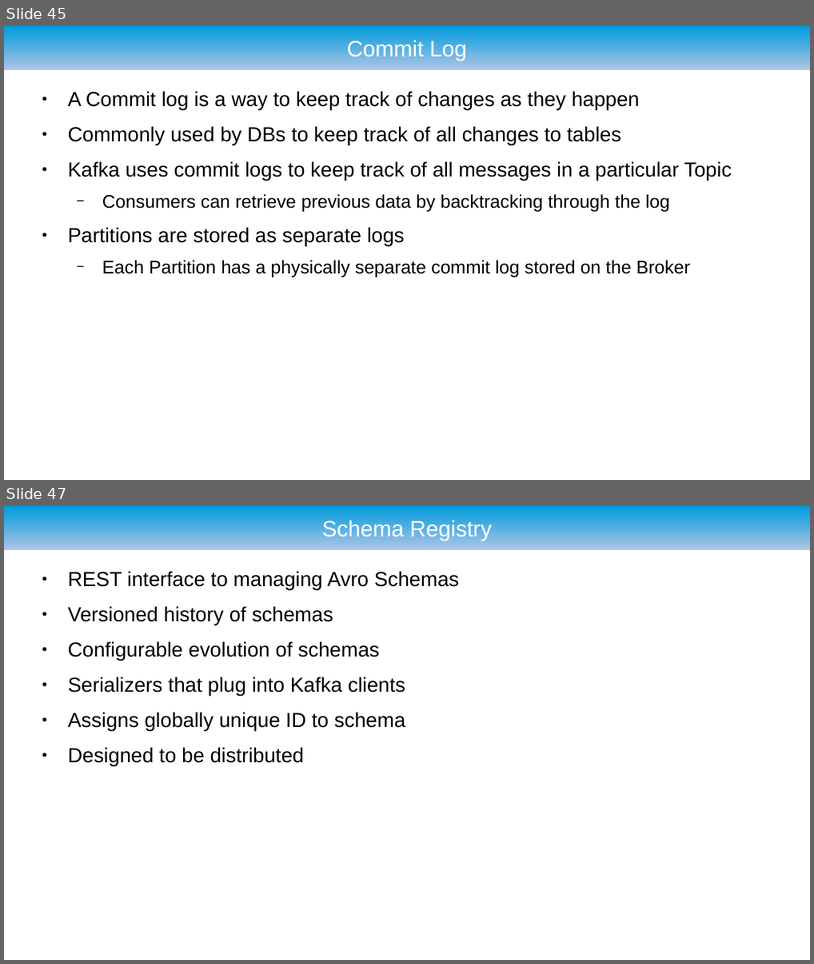
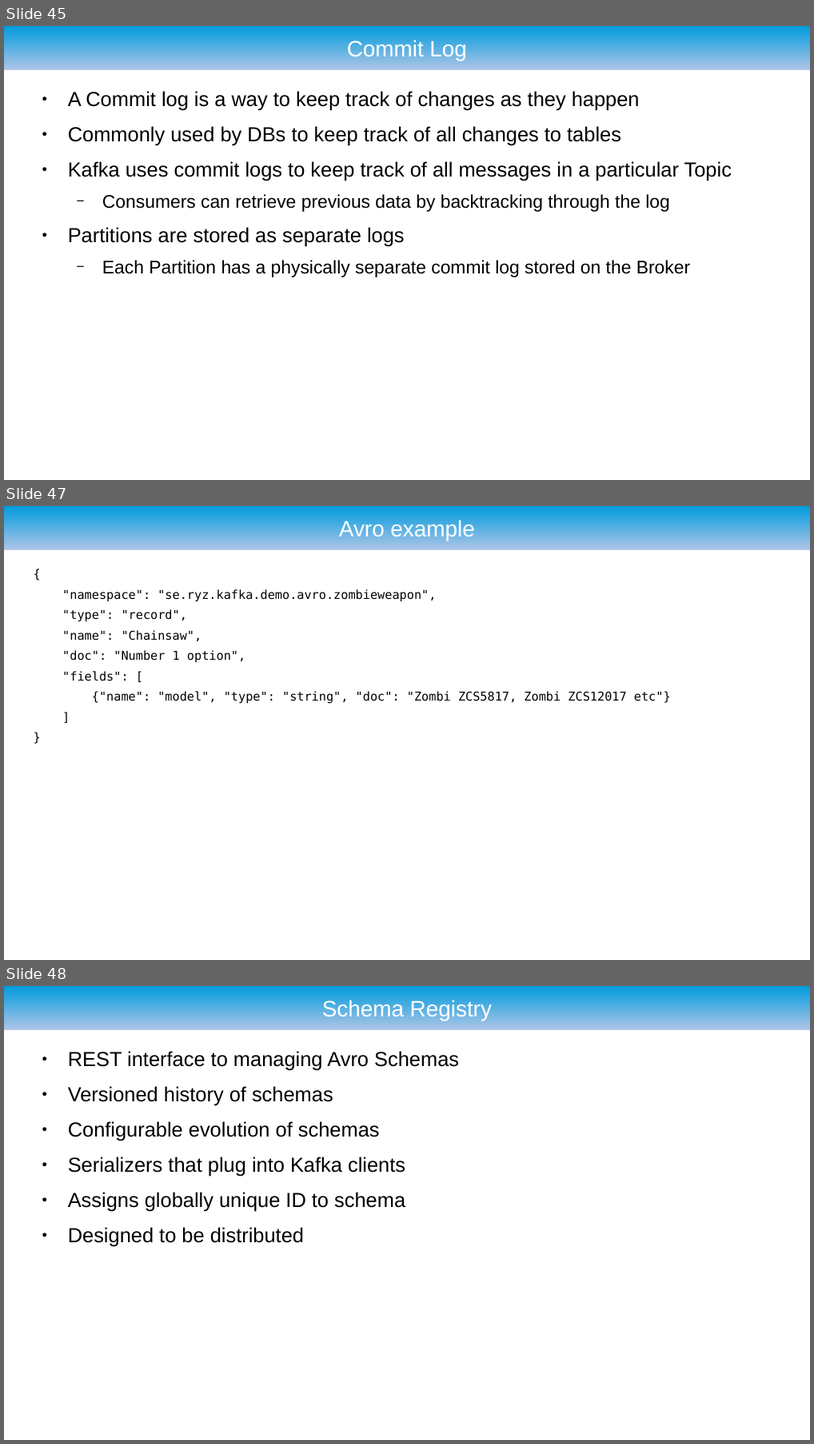
Before and after one commit to ryzlab/kafka-kompetensdag, a slide deck: doc/presentation-umejug.odp. Shown one above the other, each under a label of ours: slides 45 and 47 before the commit, slides 45, 47 and 48 after it; the slides between them are not shown. The pictures are 814x964 and 814x1444 pixels, drawn with LibreOffice and Linux fonts; fonts in the diff are those of the drawing; background and template pictures are left out. Boxes give left, top, right and bottom in pixels: in the first picture for what was removed or moved away, otherwise in the second. Text is boxed around its words. In the diff, an @@ line names an element or a change of style, - is before the commit and + after.

```diff
--- a/doc/presentation-umejug.odp
+++ b/doc/presentation-umejug.odp
@@ slide 47 added at box(4, 506, 810, 960), background #FFFFFF; not listed: 1 template element that a slide beside it also shows @@
@@ title added at box(339, 519, 474, 540), 22 pt, text #FFFFFF @@
+Avro example
@@ text added at box(62, 589, 671, 704), 12 pt, text #000000 @@
+{
+"namespace": "se.ryz.kafka.demo.avro.zombieweapon",
+"type": "record",
+"name": "Chainsaw",
+"doc": "Number 1 option",
+"fields": [
+{"name": "model", "type": "string", "doc": "Zombi ZCS5817, Zombi ZCS12017 etc"}
+]
+}
@@ what was slide 47 is now slide 48 @@
```
Also in this commit, not shown: 5 slides changed, 12 other files.
